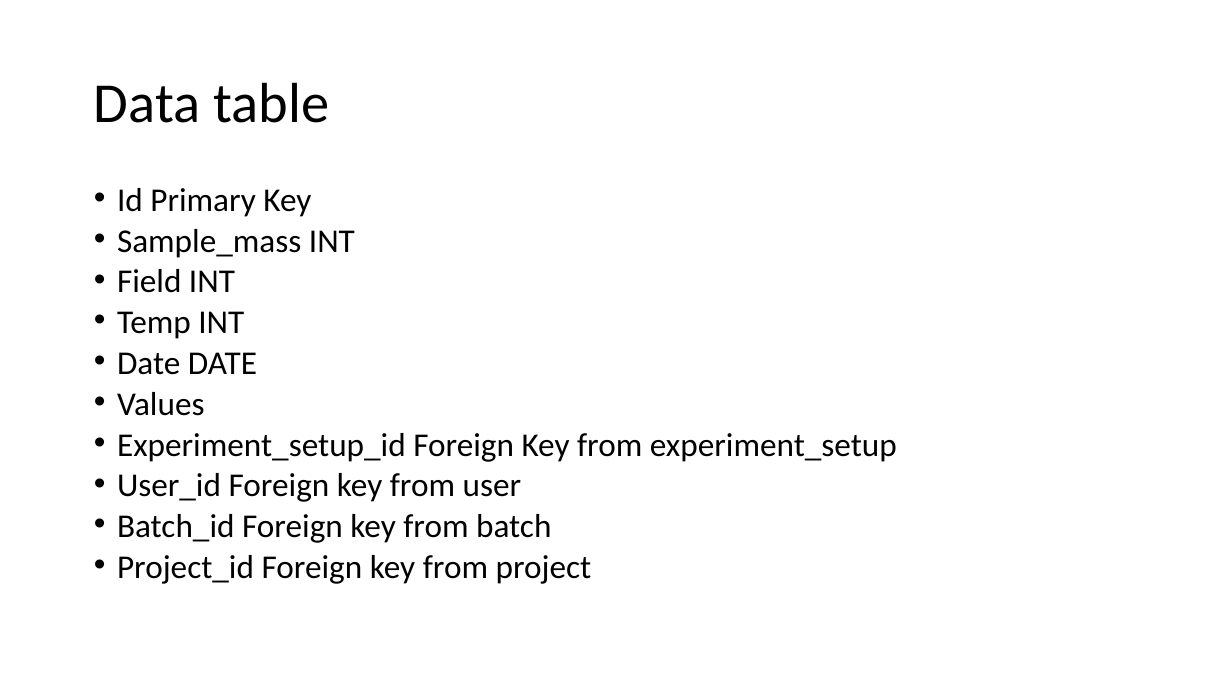
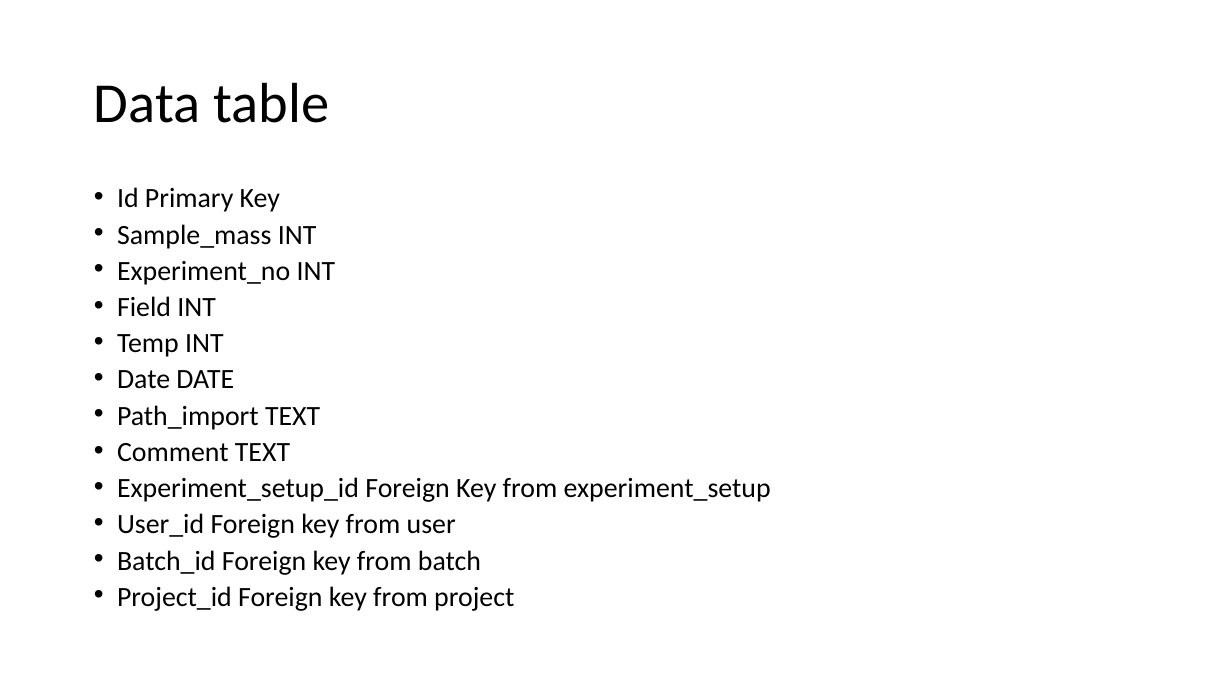
Before and after one commit to jcorain/CollaSci, a slide deck: slide 12 of CollaSciTablesrelationship.pptx. Drawn at 1232x693 pixels with LibreOffice and Linux fonts; fonts in the diff are those of the drawing. Boxes give left, top, right and bottom in pixels: in the first picture for what was removed or moved away, otherwise in the second. Text is boxed around its words. In the diff, an @@ line names an element or a change of style, - is before the commit and + after.

Commit message:
Add the data table

```diff
--- a/CollaSciTablesrelationship.pptx
+++ b/CollaSciTablesrelationship.pptx
@@ text at [117,187,771,611]: size 25.9 to 21.7 pt in "Id Primary Key", "Sample_mass INT", "Field INT", "Temp INT" and 5 more places @@
@@ text at [117,261,336,285]: paragraph added @@
+• Experiment_no INT
@@ text at [117,405,320,462]: text changed; size 25.9 to 21.7 pt @@
-• Values
+• Path_import TEXT
+• Comment TEXT
```
Also in this commit, not shown: 5 other files.
